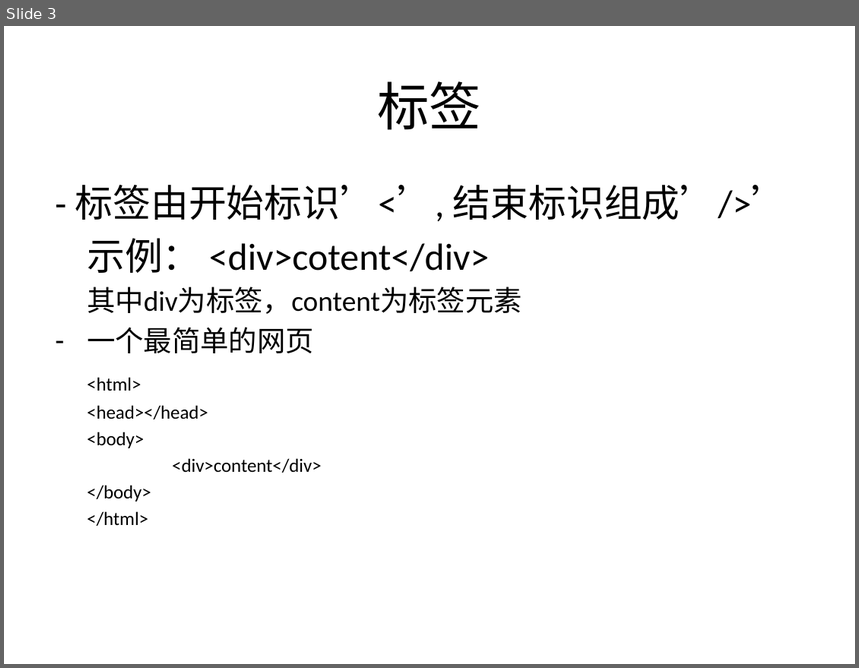
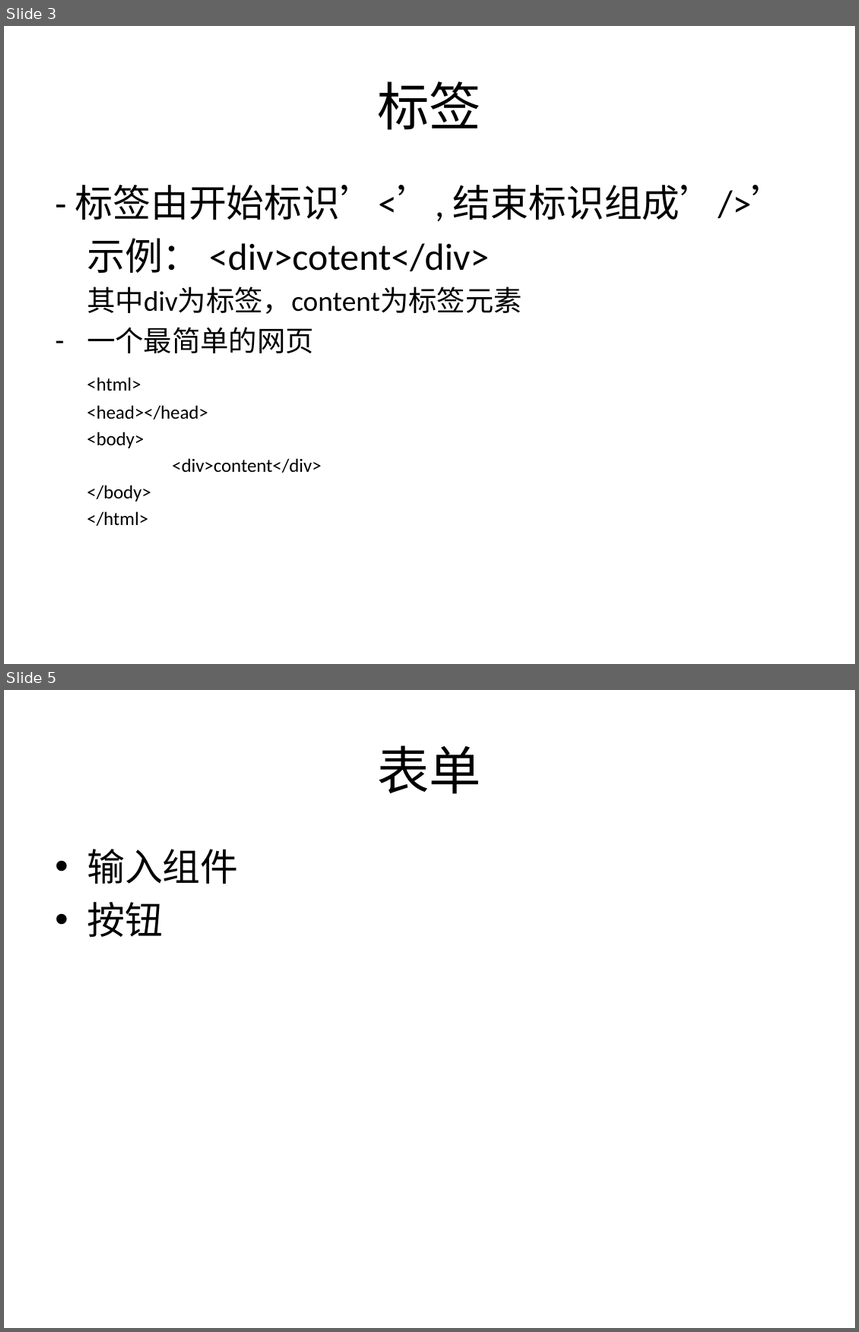
Before and after one commit to zhan3333/html-css-js-example, a slide deck: ppt/html-css-js.pptx. Shown one above the other, each under a label of ours: slide 3 before the commit, slides 3 and 5 after it; the slides between them are not shown. The pictures are 859x668 and 859x1332 pixels, drawn with LibreOffice and Linux fonts; fonts in the diff are those of the drawing. Boxes give left, top, right and bottom in pixels: in the first picture for what was removed or moved away, otherwise in the second. Text is boxed around its words. In the diff, an @@ line names an element or a change of style, - is before the commit and + after.

```diff
--- a/ppt/html-css-js.pptx
+++ b/ppt/html-css-js.pptx
@@ slide 5 added at [4, 690, 855, 1328], background #FFFFFF @@
@@ title added at [377, 745, 481, 794], 44 pt, text #000000 @@
+表单
@@ text added at [87, 849, 238, 937], 32 pt, text #000000 @@
+• 输入组件
+• 按钮
```
Also in this commit, not shown: 4 other slides added, 7 other files.
